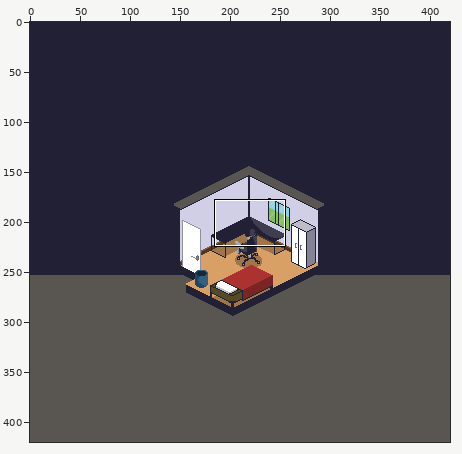
Edited in one commit: pixel-art file (Arthorio The Frog/My Room/room.ase). Above, an overview of the earlier version with the close-up marked.
Close-up. As it was:
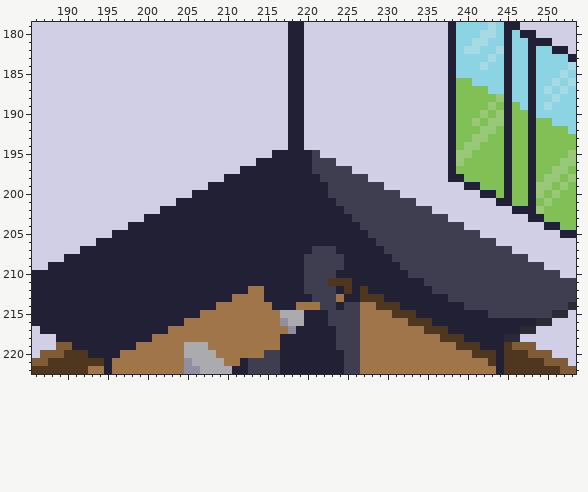
420x420 pixels, 1 frame. Shown: x 186..253, y 179..222.
And afterwards:
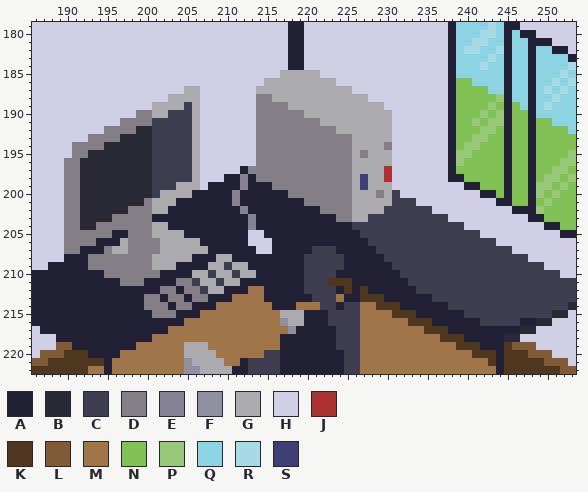
Palette (. is transparent): A #222034  B #2a2936  C #3f3d50  D #847e87  E #848294  F #908ea1  G #abaaaf  H #d1cfe5  J #ac3232  K #4f371f  L #7f5b36  M #9f7549  N #80c055  P #98c978  Q #8cd4e3  R #a7dae5  S #3f3f74
Log entry: Finished my rooom took me only 4 hours
The exact change:
layer "pc" added
Changed rows in their new state; - is an unchanged pixel.
Layer "pc":
first column x 190:
185 ---------------------------GGGGG-------------------------
186 -------------------------GGGGGGGGG-----------------------
187 ---------------GG-------GGGGGGGGGGGG---------------------
188 -------------GGGG-------DDGGGGGGGGGGGG-------------------
189 -----------GGGGCG-------DDDDGGGGGGGGGGGG-----------------
190 ---------DDGGCCCG-------DDDDDDGGGGGGGGGGG----------------
191 -------DDDDCCCCCG-------DDDDDDDDGGGGGGGGG----------------
192 -----DDDDBBCCCCCG-------DDDDDDDDDDGGGGGGG----------------
193 ---DDDDBBBBCCCCCG-------DDDDDDDDDDDDGGGGG----------------
194 -DDDDBBBBBBCCCCCG-------DDDDDDDDDDDDGGGGD----------------
195 -DDBBBBBBBBCCCCCG-------DDDDDDDDDDDDGDGGG----------------
196 DDBBBBBBBBBCCCCCG-------DDDDDDDDDDDDGGGGG----------------
197 DDBBBBBBBBBCCCCCG------EDDDDDDDDDDDDGGGGJ----------------
198 DDBBBBBBBBBCCCCCG-----E-DDDDDDDDDDDDGSGGJ----------------
199 DDBBBBBBBBBCCCGGG-----E---DDDDDDDDDDGSGGG----------------
200 DDBBBBBBBBBCGGGG-----E------DDDDDDDDGGGDG----------------
201 DDBBBBBBBBDGGG-------E--------DDDDDDGGGGG----------------
202 DDBBBBBBDDDGG---------E---------DDDDGGGG-----------------
203 DDBBBBDDDDD------------E----------DDGG-------------------
204 DDBBDDDDDDDGG----------E------------C--------------------
205 DDDDDD--DDDGGGG--------HH------------C-------------------
206 DDDD---GDDDDGGGGG------HHH------------C------------------
207 DD---DGGDDDDGGGGGG------HH-------------C-----------------
208 ---DDDDDDDDGGGGG---GG-------------------C----------------
209 ---DDDDDDDDGGG----GGCGG------------------C---------------
210 -----DDDDDDD----GGCGGCGG------------------C--------------
211 -------DDD----DDCGGCGG---------------------CC------------
212 ------------DD-DDCGG------------------------CC-----------
213 ----------DD-DD-DD----------------------------CC---------
214 ----------DDD-DD--------------------------------CC-------
215 -----------DDD------------------------------------CCC----
216 ----------------------------------------------------CCCCC
Pixel boxes of the changes (left, top, right, bottom) in both close-ups:
changed: (64, 70, 520, 326)
